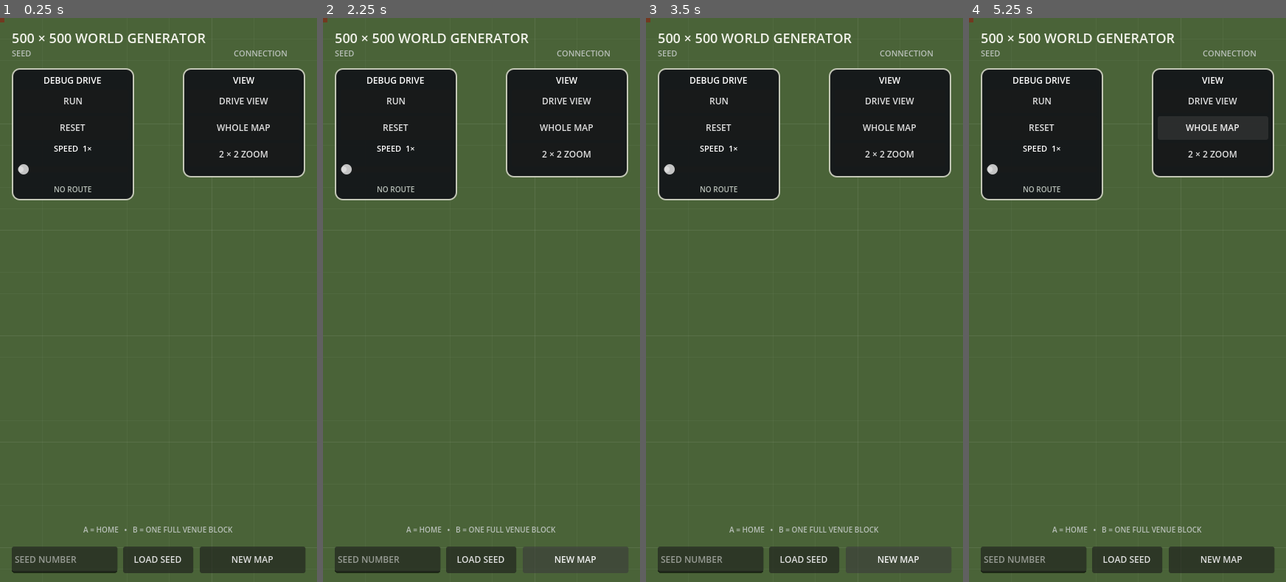
Above: before the commit, frames 1-4 (left to right).
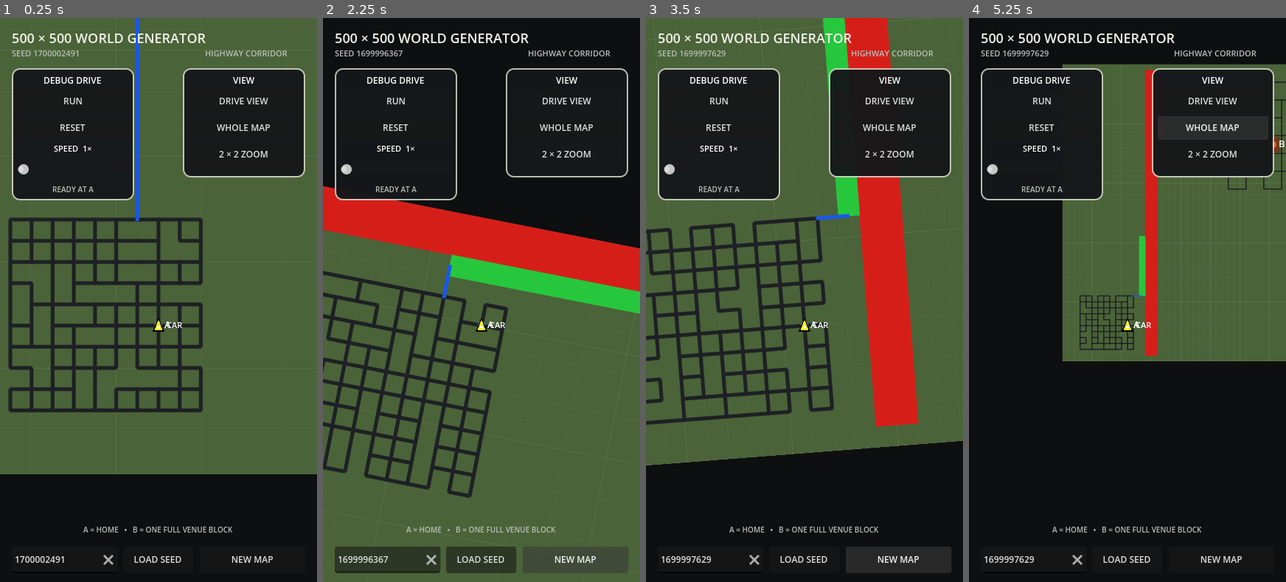
Above: after the commit, the same moments.

Repository: patrickcallahancomedy/comedian
Game: Godot game, scene res://scenes/drive/grid_world_prototype.tscn
Two runs of this game, one before a commit and one after it. Both use one fixed random seed, a clock stepped at 60 frames per second and the inputs below. This scene is started directly instead of the project's main scene.
Inputs (mouse positions are in pixels of both pictures, inside the frame that each line leads up to):
- Up to frame 1 (0.25 s): no input
- Up to frame 2 (2.25 s): click "RUN" at 0.5 s; click "LOAD SEED" at 1.25 s; click "NEW MAP" at 2 s
- Up to frame 3 (3.5 s): click "NEW MAP" at 2.75 s
- Up to frame 4 (5.25 s): tap Enter (ui_accept) at 3.5, 3.77 s; move the mouse to (1197, 271) at 3.52 s; hold Right 3.53-4.25 s; tap Space at 3.6 s; click (1197, 271) at 3.67 s; click "DRIVE VIEW" at 4.25 s; click "WHOLE MAP" at 5 s

The runs differ from the first frame. In frame 1, 26% of the frame differs, in the area x 0-100%, y 0-100%; in frame 2, 35%; in frame 3, 37%; in frame 4, 59%.
Error before the commit: Invalid access to property or key 'pressed' on a base object of type 'null instance'. (res://scripts/drive/grid_world_map.gd:56)

Commit message:
Load exact seed from input

Diff:
--- a/godot/scripts/drive/grid_world_map.gd
+++ b/godot/scripts/drive/grid_world_map.gd
@@ -45,7 +45,8 @@
 
 @onready var seed_label: Label = $"../SeedLabel"
 @onready var mode_label: Label = $"../ModeLabel"
-@onready var replay_seed_button: Button = $"../ReplaySeedButton"
+@onready var seed_input: LineEdit = $"../SeedInput"
+@onready var load_seed_button: Button = $"../LoadSeedButton"
 @onready var new_map_button: Button = $"../NewMapButton"
 @onready var drive_view_button: Button = $"../SettingsBox/Layout/DriveViewButton"
 @onready var whole_map_button: Button = $"../SettingsBox/Layout/WholeMapButton"
@@ -53,7 +54,8 @@
 
 
 func _ready() -> void:
-	replay_seed_button.pressed.connect(_replay_seed)
+	load_seed_button.pressed.connect(_load_seed)
+	seed_input.text_submitted.connect(_load_seed_from_text)
 	new_map_button.pressed.connect(_new_map)
 	drive_view_button.pressed.connect(_show_drive_view)
 	whole_map_button.pressed.connect(_show_whole_map)
@@ -63,8 +65,17 @@
 	call_deferred("_refresh_layout")
 
 
-func _replay_seed() -> void:
-	world_seed = actual_seed
+func _load_seed() -> void:
+	_load_seed_from_text(seed_input.text)
+
+
+func _load_seed_from_text(value: String) -> void:
+	var cleaned := value.strip_edges()
+	if not cleaned.is_valid_int():
+		seed_input.text = str(actual_seed)
+		seed_input.select_all()
+		return
+	world_seed = int(cleaned)
 	_generate()
 
 
@@ -103,6 +114,7 @@
 	generator.generate(actual_seed)
 
 	seed_label.text = "SEED %d" % actual_seed
+	seed_input.text = str(actual_seed)
 	mode_label.text = (
 		"HIGHWAY CORRIDOR"
 		if generator.uses_highway
